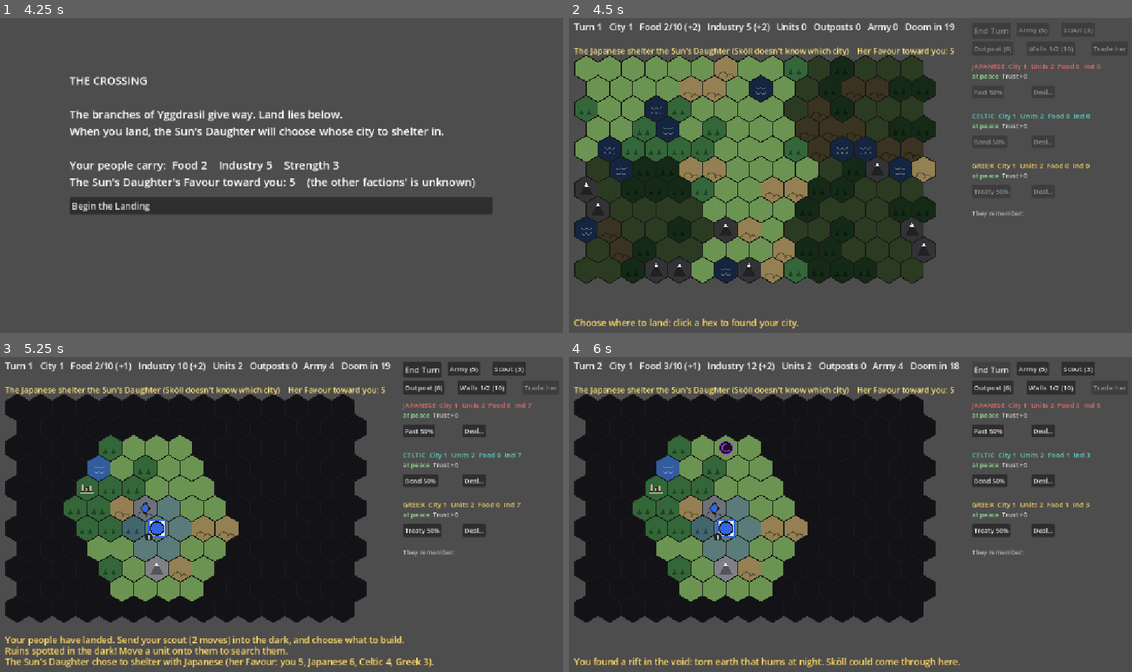
Above: before the commit, frames 1-4 (two rows, left to right).
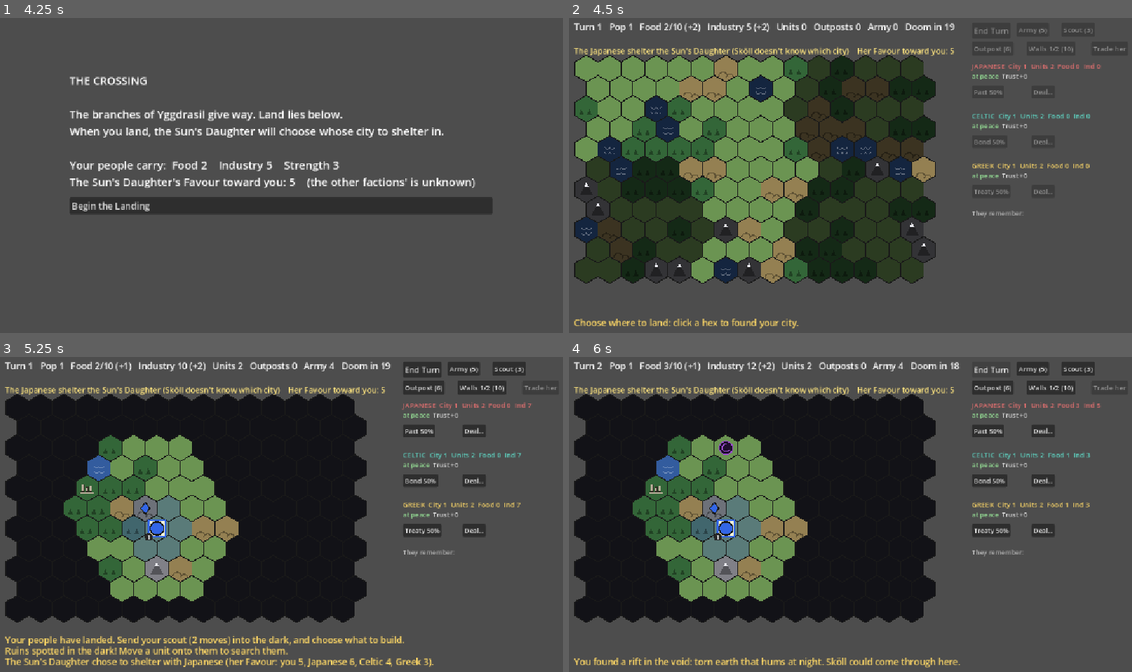
Above: after the commit, the same moments.

Repository: BnanaSkully/after-ragnorok-prototype
Game: Godot game, scene res://main.tscn
The game is run twice, just before and just after one commit, with the same random seed, the same clock (stepped at 60 frames per second) and the same inputs.
Inputs (mouse positions are in pixels of both pictures, inside the frame that each line leads up to):
- Up to frame 1 (4.25 s): tap Enter at 0.5 s; move the mouse to (405, 156) at 0.52 s; click (405, 156) at 0.67 s; click "Save the food stores (Food +3…" at 1.25 s; click "Strip it for tools (Industry …" at 2 s; click "Stand and fight so the others…" at 2.75 s; click "Share your food with her (Foo…" at 3.5 s
- Up to frame 2 (4.5 s): click "Begin the Landing" at 4.25 s
- Up to frame 3 (5.25 s): tap Space at 5 s; move the mouse to (168, 530) at 5.02 s; click (168, 530) at 5.17 s
- Up to frame 4 (6 s): click "End Turn" at 5.75 s

Frame 1 is identical in both runs. In frame 2, less than 0.1% of the frame differs, in the area x 7-47%, y 1-5%; in frame 3, 0.1%, in the area x 7-68%, y 1-5%; in frame 4, 0.1%.

Commit message:
Population: each point above 1 also adds +1 city defence, and says so
Playtest: population's effect was unclear. It already gave +1 Food and
+1 Industry; now also +1 city defence (bigger cities hold out better,
the usual 4X rule), and growth, the refugees event and the top bar
("Pop") say exactly what it gives. 300 games: cities lost to Sköll
29 -> 25, cities taken in war 0.08 -> 0.05 a game.

Co-Authored-By: Claude Opus 5.5 <noreply@anthropic.com>
Claude-Session: https://claude.ai/code/session_01Kpeg7CRGiS32obhUmw9DoK

Diff:
--- a/game_state.gd
+++ b/game_state.gd
@@ -46,6 +46,9 @@
 const AI_MARCH_ARMIES := 2 # an AI at war sends spare armies at enemy cities once it has this many
 const GROWTH_BASE := 10 # Food stored to grow from population 1 to 2...
 const GROWTH_STEP := 5 # ...and each later growth costs this much more
+# Population (city size): every point above 1 adds +1 Food, +1 Industry and
+# +1 city defence a turn (bigger cities hold out better: the usual 4X rule).
+const POP_DEFENCE := 1
 const WALL_COST := 10 # Industry per wall level
 const WALL_DEFENCE := 4 # city defence each wall level adds
 const MAX_WALLS := 2
@@ -340,7 +343,7 @@
 	f.food -= growth_cost(f)
 	f.population += 1
 	if f == player:
-		add_message("Your city grew to population %d: +1 Food and +1 Industry a turn." % f.population)
+		add_message("Your city grew to population %d: +1 Food, +1 Industry and +%d city defence." % [f.population, POP_DEFENCE])
 
 # Not enough Food: stores stay at 0 and one army unit deserts (the one farthest
 # from the city, so the garrison stays; scouts eat nothing so they stay).
@@ -1235,14 +1238,16 @@
 		attacker.faction.remove_unit(attacker)
 		add_message("%s attacked %s and lost (%s)." % [attacker.faction.name, defender.faction.name, odds_text(chance)])
 
-# A city's defence (the usual 4X rule): the Strength of its own unit standing
-# in it (the garrison), plus its walls, plus the Daughter's bonus if it shelters her.
 # A unit's Strength when attacked: forest and hills help the defender.
 func defender_strength(u: Unit) -> int:
 	return u.strength + Terrain.DEFENCE[terrain_at(u.pos)]
 
+# A city's defence (the usual 4X rule): the Strength of its own unit standing
+# in it (the garrison), plus its walls, its land, its population above 1, plus
+# the Daughter's bonus if it shelters her.
 func city_defence(f: Faction) -> int:
 	var defence: int = f.walls * WALL_DEFENCE + Terrain.DEFENCE[terrain_at(f.city_pos)] # a city on hills is harder to take
+	defence += (f.population - 1) * POP_DEFENCE # bigger cities hold out better
 	var garrison := unit_at(f.city_pos)
 	if garrison and garrison.faction == f:
 		defence += garrison.strength
--- a/main.gd
+++ b/main.gd
@@ -758,7 +758,7 @@
 			draw_circle(sc, r * 0.28, Color(1.0, 0.9, 0.3))
 
 	var font := ThemeDB.fallback_font
-	var info := "Turn %d   City %d   Food %d/%d (%+d)   Industry %d (%+ …(308 unchanged characters)…
+	var info := "Turn %d   Pop %d   Food %d/%d (%+d)   Industry %d (%+ …(308 unchanged characters)…
 	draw_string(font, Vector2(20, 35), info, HORIZONTAL_ALIGNMENT_LEFT, -1, 18)
 	var line2: Array[String] = [] # second line: tribute you pay, and where Sköll is
 	if player.overlord != "":
--- a/turn_events.gd
+++ b/turn_events.gd
@@ -28,7 +28,7 @@
 		"title": "REFUGEES",
 		"text": "Stragglers from the Crossing stumble out of the dark: a dozen families, starving.",
 		"options": [
-			{"label": "Take them in (Food -4, population +1)", "effects": {"food": -4, "population": 1}, "result": "The newcomers are fed and set to work."},
+			{"label": "Take them in (Food -4, population +1: +1 Food, +1 Industry, +1 defence a turn)", "effects": {"food": -4, "population": 1}, "result": "The newcomers are fed and set to work."},
 			{"label": "Turn them away (her Favour -1)", "effects": {"favour": -1}, "result": "They walk back into the dark. The Sun's Daughter watches them go."},
 		],
 	},
Not shown, changed: CLAUDE.md
